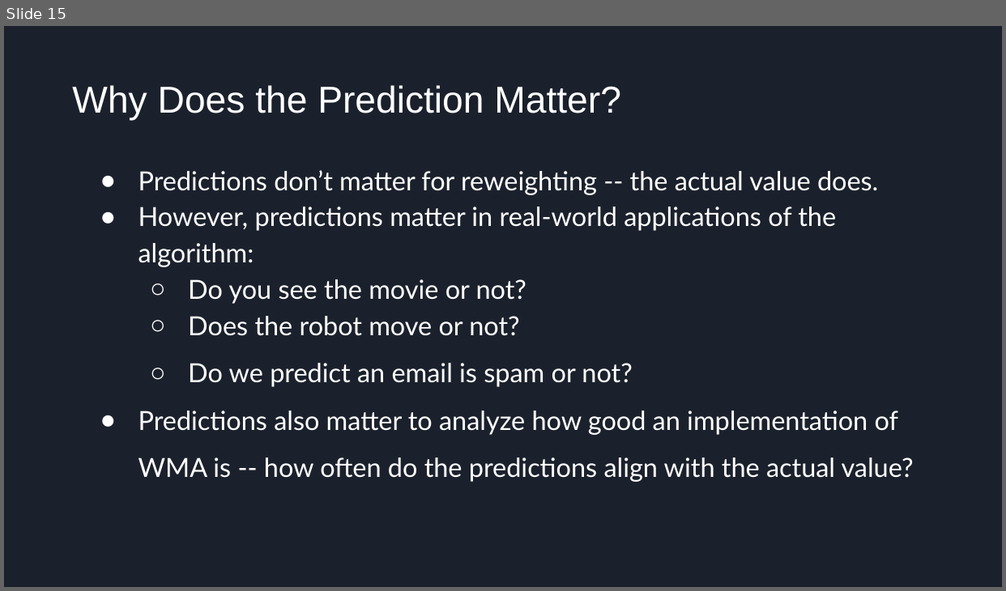
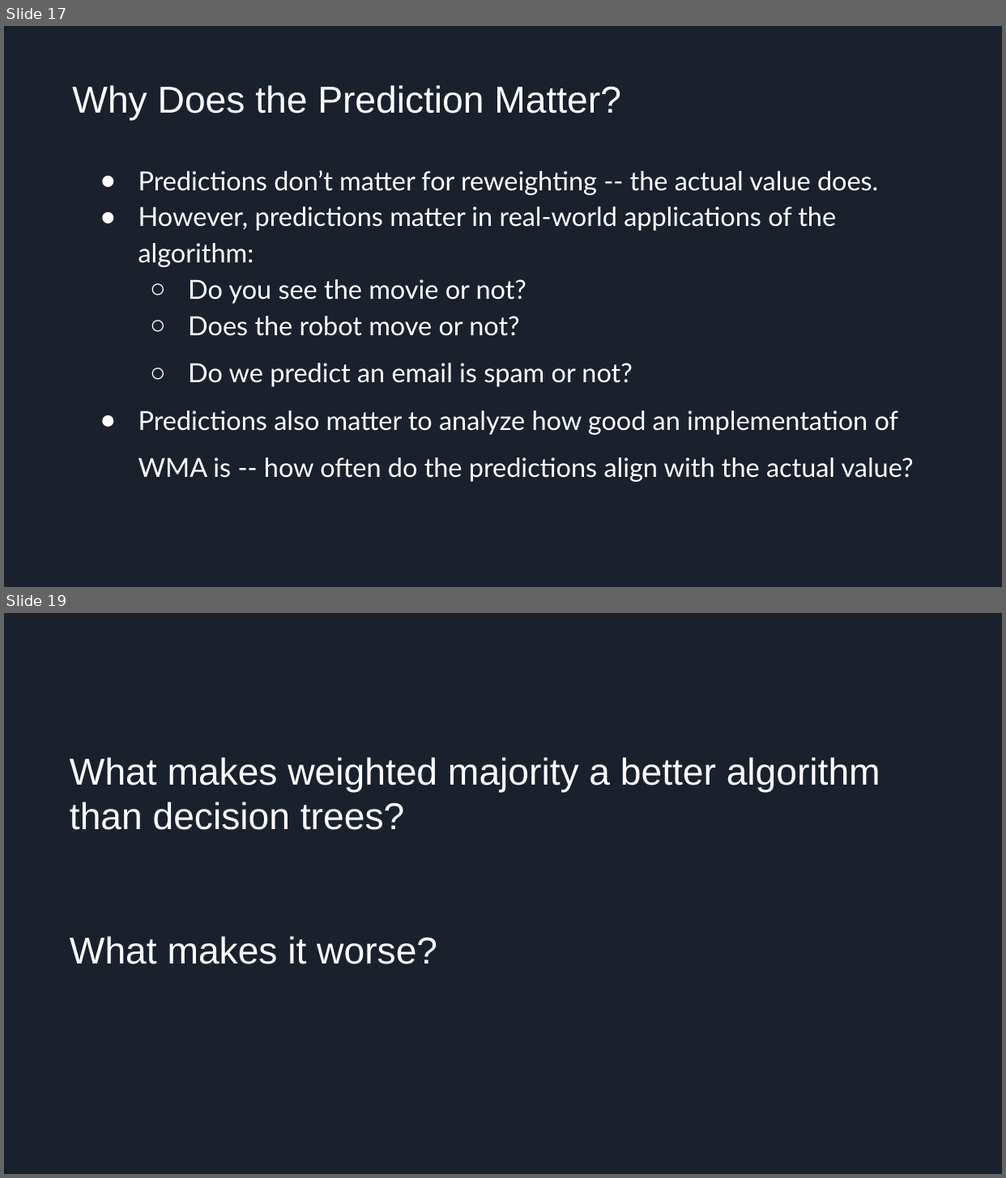
Before and after one commit to Teknowledge/Curriculum, a slide deck: machine_learning_curriculum/2.1 Weighted Majority Algorithm 1/2.1 Weighted Majority Algorithm.pptx. Shown one above the other, each under a label of ours: slide 15 before the commit, slides 17 and 19 after it; the slides between them are not shown. The pictures are 1006x591 and 1006x1178 pixels, drawn with LibreOffice and Linux fonts; fonts in the diff are those of the drawing. Boxes give left, top, right and bottom in pixels: in the first picture for what was removed or moved away, otherwise in the second. Text is boxed around its words. In the diff, an @@ line names an element or a change of style, - is before the commit and + after.

```diff
--- a/machine_learning_curriculum/2.1 Weighted Majority Algorithm 1/2.1 Weighted Majority Algorithm.pptx
+++ b/machine_learning_curriculum/2.1 Weighted Majority Algorithm 1/2.1 Weighted Majority Algorithm.pptx
@@ slide 19 added at box(4, 613, 1002, 1174), background #1B212C @@
@@ title added at box(70, 757, 880, 965), 27 pt, text #FFFFFF @@
+What makes weighted majority a better algorithm than decision trees?
+What makes it worse?
@@ what was slide 15 is now slide 17 @@
```
Also in this commit, not shown: 3 other slides added, 2 slides removed.
